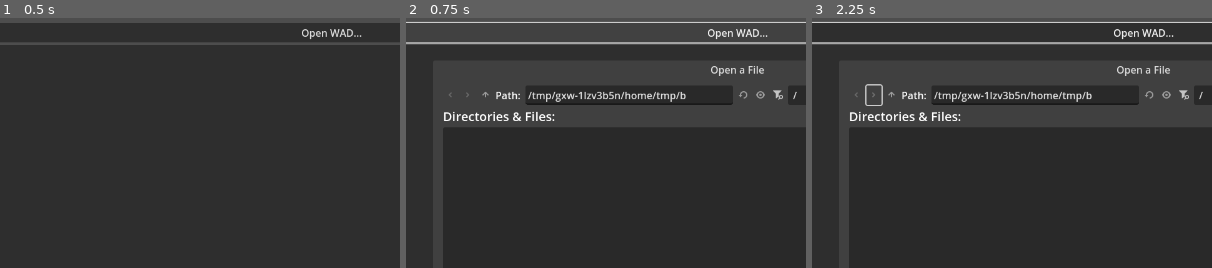
Above: before the commit, frames 1-3 (left to right).
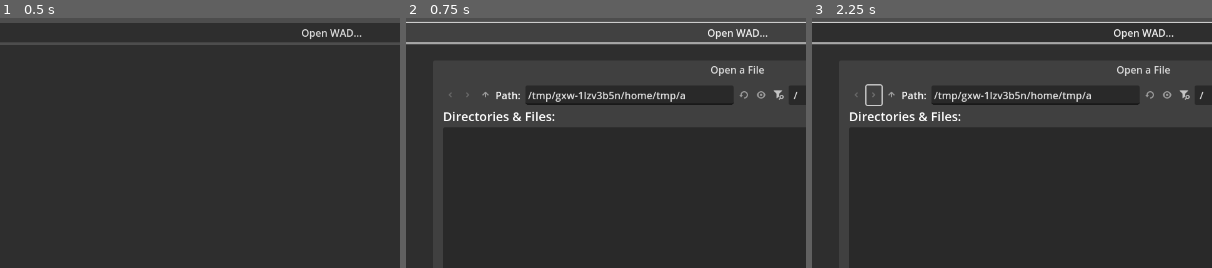
Above: after the commit, the same moments.

Repository: TehRealSalt/sentinel-smith
Game: Godot game, scene res://wad_viewer.tscn
The game is run twice, just before and just after one commit, with the same random seed, the same clock (stepped at 60 frames per second) and the same inputs.
Inputs (mouse positions are % of the whole screen's width and height, from its top left):
- Up to frame 1 (0.5 s): no input
- Up to frame 2 (0.75 s): click "Open WAD..." at 0.5 s
- Up to frame 3 (2.25 s): click (36, 79) at 1.27 s; type "12" at 1.35 s; click (16, 15) at 2 s
The pictures show only the part of the screen within x 8-58%, y 0-50%; the shares and areas given below are measured in that part.

Frame 1 is identical in both runs. In frame 2, 0.1% of the frame differs, in the area x 68-98%, y 28-33%; in frame 3, 0.1%.

Commit message:
Rudimentary TEXTMAP parsing

Diff:
--- a/project/map.gd
+++ b/project/map.gd
@@ -16,6 +16,7 @@
 const _CODE_NEW_LINE := 0x0a
 
 ## Remove C-style comments from a String.
+## TODO: Maybe this should be the job of [DoomTextmap]
 static func strip_comments(input: String) -> String:
 	var ret: String = ""
 
@@ -52,31 +53,17 @@
 
 	return ret
 
-
-const _SYNTAX_INT := '[+-]?[1-9]+[0-9]*|0[0-9]+|0x[0-9A-Fa-f]+'
-const _SYNTAX_FLOAT := '[+-]?[0-9]+[.0-9]*([eE][+-]?[0-9]+)?'
-const _SYNTAX_STR := '"([^"\\]*(\\.[^"\\]*)*)"'
-const _SYNTAX_KEYWORD := '[^{}();"\'\n\t ]+'
-
-const _SYNTAX_IDENTIFIER := '[A-Za-z_]+[A-Za-z0-9_]*'
-
-static func _combined_syntax(inputs: PackedStringArray) -> String:
-	return ("(" + (")|(".join(inputs)) + ")")
-
-var exp_int := RegEx.create_from_string(_SYNTAX_INT)
-var exp_float := RegEx.create_from_string(_SYNTAX_FLOAT)
-var exp_str := RegEx.create_from_string(_SYNTAX_STR)
-var exp_keyword := RegEx.create_from_string(_SYNTAX_KEYWORD)
-var exp_value := RegEx.create_from_string(_combined_syntax([_SYNTAX_INT, _SYNTAX_FLOAT, _SYNTAX_STR, _SYNTAX_KEYWORD]))
-var exp_identifier := RegEx.create_from_string(_SYNTAX_IDENTIFIER)
-var exp_equals := RegEx.create_from_string("={1}")
-var exp_semicolon := RegEx.create_from_string(";{1}")
+func _init(_data: Dictionary) -> void:
+	print("TODO: Fill from Dictionary")
 
 
 # Creates a [DoomMap] from a TEXTMAP [String].
-static func load_from_text(textmap: String) -> DoomMap:
-	textmap = strip_comments(textmap)
-	var map := DoomMap.new()
+static func load_from_text(text: String) -> DoomMap:
+	text = strip_comments(text)
+
+	var textmap := DoomTextmap.new(text)
+	var map := DoomMap.new(textmap.data)
+
 	return map
 
 
--- /dev/null
+++ b/project/textmap_reader.gd
@@ -0,0 +1,270 @@
+class_name DoomTextmap
+extends Resource
+
+# Some RegEx for the different tokens.
+# Ideally we'd use this as a full table but my head's spinning keeping
+# all of the state together so I'm going for caveman parsing instead
+
+const PATTERNS: Dictionary[StringName, String] = {
+	&'string': r'"([^"\\]*(\\.[^"\\]*)*)"',
+	&'float': r'[+-]?[0-9]+\.[0-9]*([eE][+-]?[0-9]+)?',
+	&'int': r'[+-]?[1-9]+[0-9]*|[00-9]+|0x[0-9A-Fa-f]+',
+	&'bool': r'(true|false)',
+	&'identifier': r'[A-Za-z_]+[A-Za-z0-9_]*',
+	#&'comment': r'\/\/.*',
+	#&'comment_block_start': r'\/\*',
+	#&'comment_block_end': r'\*\/',
+	&'assign': r'=',
+	&'end': r'\;',
+	&'block_start': r'\{',
+	&'block_end': r'\}',
+}
+
+const VALUES: Array[StringName] = [&'string', &'float', &'int', &'bool']
+
+
+class Token:
+	# Just some helper functions on top of RegExMatch
+	var regex_match: RegExMatch = null
+	var line: int = 0
+
+	func get_types() -> Array[StringName]:
+		if regex_match == null:
+			return [&"eof"]
+
+		var ret: Array[StringName] = []
+		for t: String in regex_match.names.keys():
+			ret.push_back(t)
+
+		return ret
+
+
+	func is_type(allowed_types: Array[StringName]) -> bool:
+		var types: Array[StringName] = get_types()
+		for type: StringName in allowed_types:
+			if type in types:
+				return true
+
+		return false
+
+
+	func get_value(type: StringName) -> String:
+		if regex_match == null:
+			return ""
+
+		return regex_match.get_string(type)
+
+
+	func _init(from_match: RegExMatch, from_line: int) -> void:
+		regex_match = from_match
+		line = from_line
+
+
+var tokens: Array[Token]
+var token_pos: int = 0
+
+
+var _rules: RegEx = null
+var _source: String = ""
+var _position: int = 0
+
+
+func _add_token() -> Token:
+	if _position >= _source.length():
+		return null
+
+	var result := _rules.search(_source, _position)
+	if result == null:
+		return null
+
+	var line_num := 1 + _source.count('\n', 0, result.get_start())
+	var token := Token.new(result, line_num)
+	tokens.push_back(token)
+
+	_position = result.get_end()
+	return token
+
+
+func _advance_token(allowed_types: Array[StringName]) -> Token:
+	var prev_line := 1
+	if tokens[token_pos]:
+		prev_line = tokens[token_pos].line
+
+	var ret: Token = null
+	if token_pos < tokens.size():
+		ret = tokens[token_pos]
+		token_pos += 1
+
+	if ret == null:
+		push_error("Line %d: Expected %s, got null" % [prev_line, allowed_types])
+		return null
+
+	if not ret.is_type(allowed_types):
+		push_error("Line %d: Expected %s, got %s" % [ret.line, allowed_types, ret.get_types()])
+		return null
+
+	return ret
+
+
+func text_to_str(input: String) -> String:
+	return input.trim_prefix('"').trim_suffix('"')
+
+
+func text_to_int(input: String) -> int:
+	if input.is_valid_hex_number(true):
+		return input.hex_to_int()
+
+	return input.to_int()
+
+
+func text_to_float(input: String) -> float:
+	assert(input.is_valid_float())
+	return input.to_float()
+
+
+func text_to_bool(input: String) -> bool:
+	assert(input == 'true' or input == 'false')
+	return (input == 'true')
+
+
+var _value_type_to_entry: Dictionary[StringName, Callable] = {
+	&'string': text_to_str,
+	&'float': text_to_float,
+	&'int': text_to_int,
+	&'bool': text_to_bool,
+}
+
+var _block_stack: Array[Dictionary] = []
+
+
+func _get_working_block() -> Dictionary:
+	assert(_block_stack.is_empty() == false)
+	return _block_stack.back()
+
+
+func _push_block() -> void:
+	_block_stack.push_back({})
+
+
+func _pop_block() -> Dictionary:
+	assert(_block_stack.is_empty() == false)
+	return _block_stack.pop_back()
+
+
+func _try_assignment_expr(identifier: String) -> Token:
+	# assignment_expr
+	var value_token := _advance_token(VALUES)
+	if value_token == null:
+		return null
+
+	for value_type: StringName in VALUES:
+		var value := value_token.get_value(value_type)
+		if value.is_empty():
+			continue
+
+		var entry_type: Callable = _value_type_to_entry[value_type]
+		var block := _get_working_block()
+		block[identifier] = entry_type.call(value)
+
+		var close_token := _advance_token([&"end"])
+		if close_token == null:
+			return null
+
+		return close_token
+
+	assert(false, "Invalid assignment value type?")
+	return null
+
+
+func _try_expr_list(identifier_token: Token) -> Token:
+	var identifier := identifier_token.get_value(&"identifier")
+	assert(identifier.is_empty() == false)
+
+	var symbol_token := _advance_token([&"assign"])
+	if symbol_token == null:
+		return null
+
+	return _try_assignment_expr(identifier)
+
+
+func _try_block(block_identifier: String) -> Token:
+	var size := _block_stack.size()
+	_push_block()
+
+	var token: Token = null
+	while true:
+		token = _advance_token([&"identifier", &"block_end"])
+		if token == null:
+			return null
+
+		if token.is_type([&"block_end"]):
+			var created_block := _pop_block()
+			var work_block := _get_working_block()
+			work_block[block_identifier] = created_block
+
+			assert(size == _block_stack.size())
+			return token
+
+		token = _try_expr_list(token)
+		if token == null:
+			return null
+
+	return null
+
+
+func _try_global_expr(identifier_token: Token) -> Token:
+	# global_expr
+	var identifier := identifier_token.get_value(&"identifier")
+	assert(identifier.is_empty() == false)
+
+	var symbol_token := _advance_token([&"block_start", &"assign"])
+	if symbol_token == null:
+		return null
+
+	if symbol_token.is_type([&"assign"]):
+		return _try_assignment_expr(identifier)
+	elif symbol_token.is_type([&"block_start"]):
+		return _try_block(identifier)
+	else:
+		assert(false, "Invalid expression type?")
+		return null
+
+
+var data: Dictionary = {}
+
+func _init(from: String) -> void:
+	data = {}
+
+	_source = from
+
+	var rule_parts: PackedStringArray = []
+	for pattern: StringName in PATTERNS.keys():
+		rule_parts.push_back(r'(?<%s>%s)' % [pattern, PATTERNS[pattern]])
+	_rules = RegEx.create_from_string('|'.join(rule_parts))
+
+	while (_add_token()):
+		pass
+
+	var file_lines := 1 + _source.count('\n')
+	var eof_token := Token.new(null, file_lines)
+	tokens.push_back(eof_token)
+
+	# translation_unit
+	_push_block()
+
+	var token: Token = null
+	while true:
+		# global_expr_list
+		token = _advance_token([&"identifier", &"eof"])
+		if token == null:
+			return
+
+		if token.is_type([&"eof"]):
+			break
+
+		token = _try_global_expr(token)
+		if token == null:
+			return
+
+	assert(_block_stack.size() == 1)
+	data = _pop_block()
Not shown, added: project/textmap_reader.gd.uid
Not shown, added: test-files/.gitignore
Not shown, added: test-files/basic-test.wad
